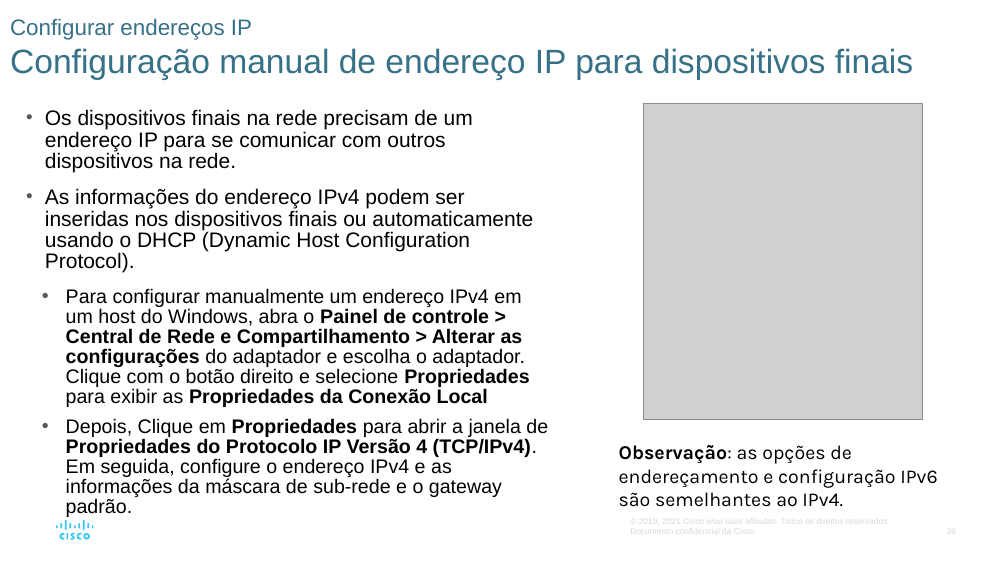
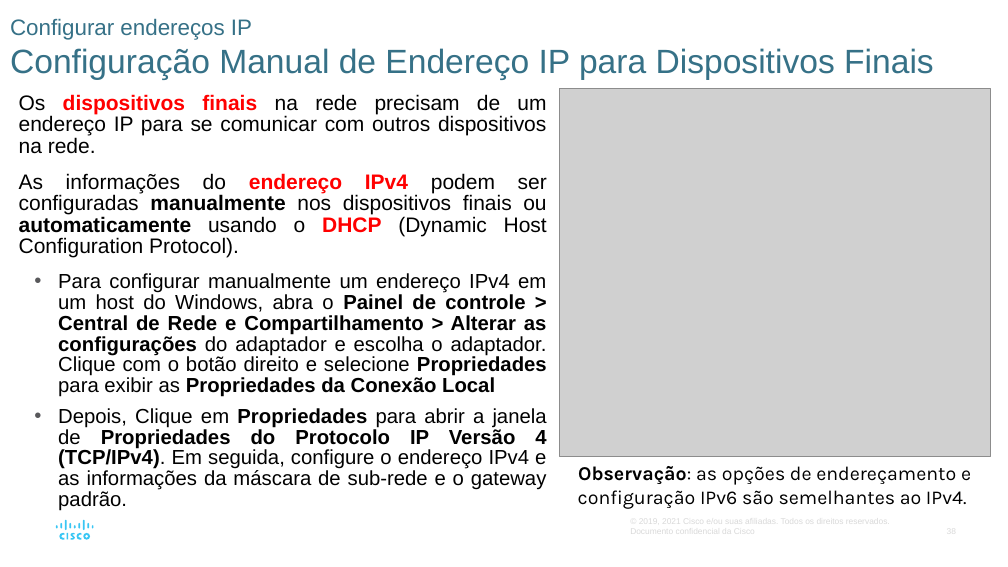
Before and after one commit to vaamonde/netacad, a slide deck: slide 38 of 02-CCNA-200-301-v7/01-CCNA-IntroducaoAsRedes-v7.02/01-Modulo01-PPTS/Modulo02-BasicoSwitchEndpoint.pptx. Drawn at 1008x567 pixels with LibreOffice and Linux fonts; fonts in the diff are those of the drawing; grey boxes stand for pictures. Boxes give left, top, right and bottom in pixels: in the first picture for what was removed or moved away, otherwise in the second. Text is boxed around its words. In the diff, an @@ line names an element or a change of style, - is before the commit and + after.

```diff
--- a/02-CCNA-200-301-v7/01-CCNA-IntroducaoAsRedes-v7.02/01-Modulo01-PPTS/Modulo02-BasicoSwitchEndpoint.pptx
+++ b/02-CCNA-200-301-v7/01-CCNA-IntroducaoAsRedes-v7.02/01-Modulo01-PPTS/Modulo02-BasicoSwitchEndpoint.pptx
@@ title at (10, 18, 934, 80): text changed @@
-Configurar endereços IP
-Configuração manual de endereço IP para dispositivos finais
+Configurar endereços IP
+Configuração Manual de Endereço IP para Dispositivos Finais
@@ text "Os dispositivos finais na rede ...": place and size @@
-text "Os dispositivos finais na rede ..." at (45, 109, 548, 497)
+text "Os dispositivos finais na rede ..." at (19, 94, 547, 490)
@@ picture: place and size @@
-picture at (643, 104, 921, 420)
+picture at (559, 88, 991, 457)
@@ text at (19, 94, 547, 490): text colour #000000 to #FF0000, bold on in "dispositivos finais"; size 14 to 14.5 pt in "Para configurar manualmente um endereço IPv4 em ...", "Depois, Clique em Propriedades para abrir a ..."; alignment left to justified; bullet • to none @@
@@ text at (19, 173, 547, 258): text changed @@
-• As informações do endereço IPv4 podem ser inseridas nos dispositivos finais ou automaticamente usando o DHCP (Dynamic Host Configuration Protocol).
+As informações do endereço IPv4 podem ser configuradas manualmente nos dispositivos finais ou automaticamente usando o DHCP (Dynamic Host Configuration Protocol).
@@ text "Observação: as opções de endereçamento ...": place and size @@
-text "Observação: as opções de endereçamento ..." at (619, 445, 937, 507)
+text "Observação: as opções de endereçamento ..." at (578, 466, 971, 509)
@@ text "Observação: as opções de endereçamento ..." at (578, 466, 971, 509): alignment left to centre @@
```
Also in this commit, not shown: 28 other slides changed, 1 slide added, 29 other files.
